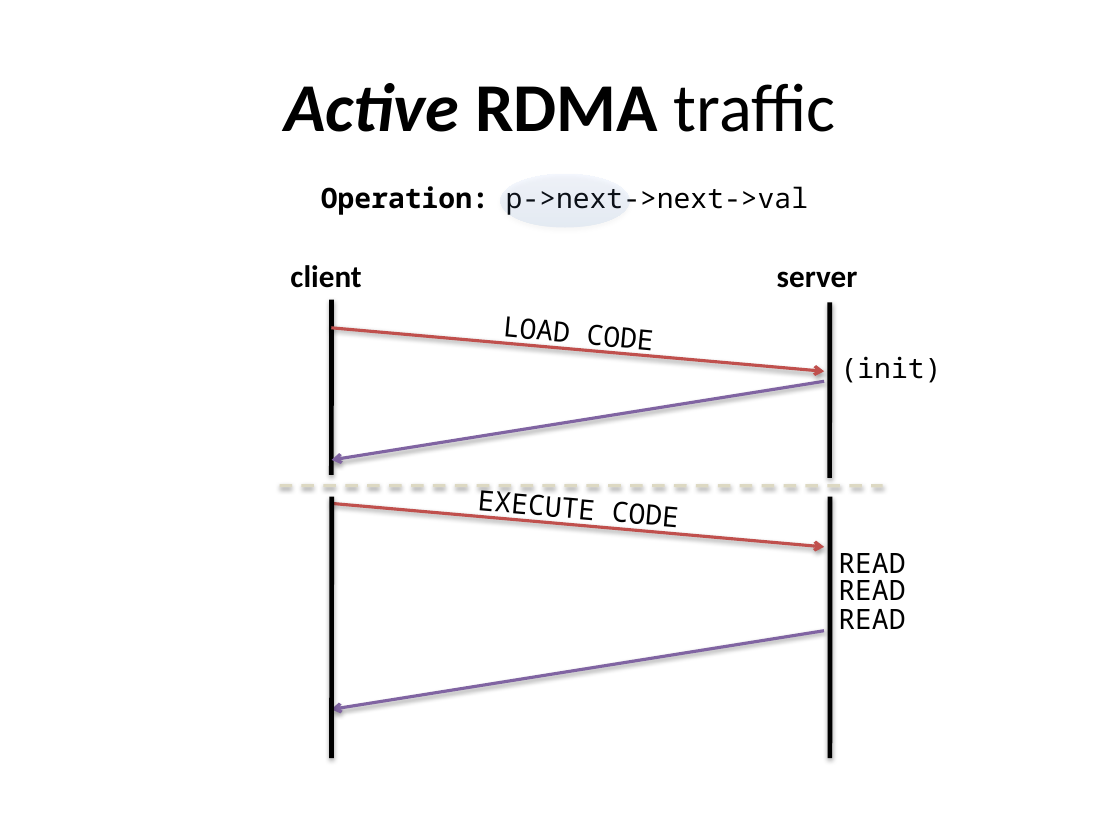
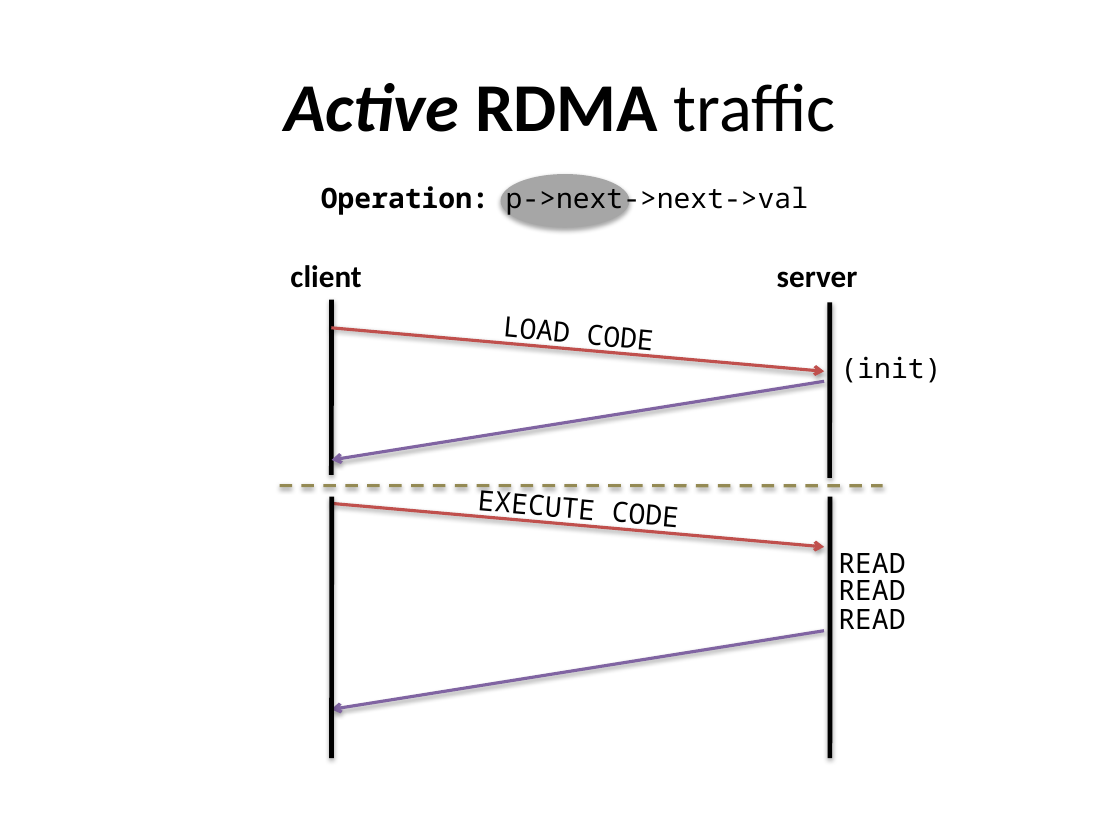
Before and after one commit to madananshul/ActiveRDMA, a slide deck: slide 5 of doc/presentation/presentation.pptx. Drawn at 1120x840 pixels with LibreOffice and Linux fonts; fonts in the diff are those of the drawing. Boxes give left, top, right and bottom in pixels: in the first picture for what was removed or moved away, otherwise in the second. Text is boxed around its words. In the diff, an @@ line names an element or a change of style, - is before the commit and + after.

```diff
--- a/doc/presentation/presentation.pptx
+++ b/doc/presentation/presentation.pptx
@@ ellipse at [501, 174, 629, 227]: fill gradient #3F80CE to #A4C4FF to #A6A6A6 @@
@@ line (280, 486) - (883, 486): stroke #DDD9C3 2 pt dashed to #948A54 2 pt dashed @@
```
Also in this commit, not shown: 17 other slides changed, 1 other file.
